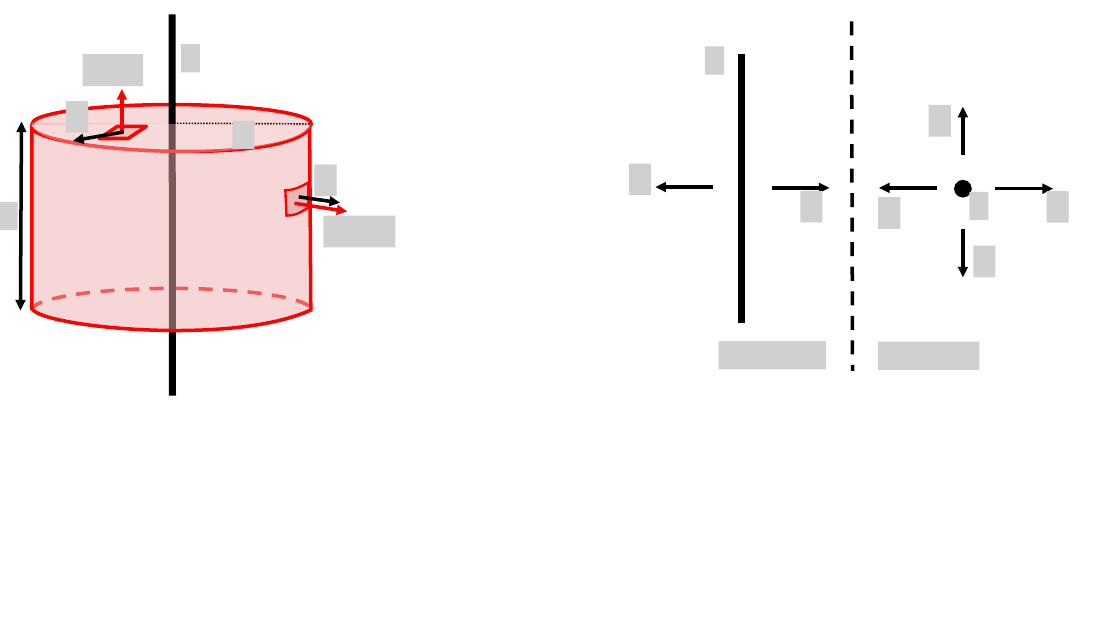
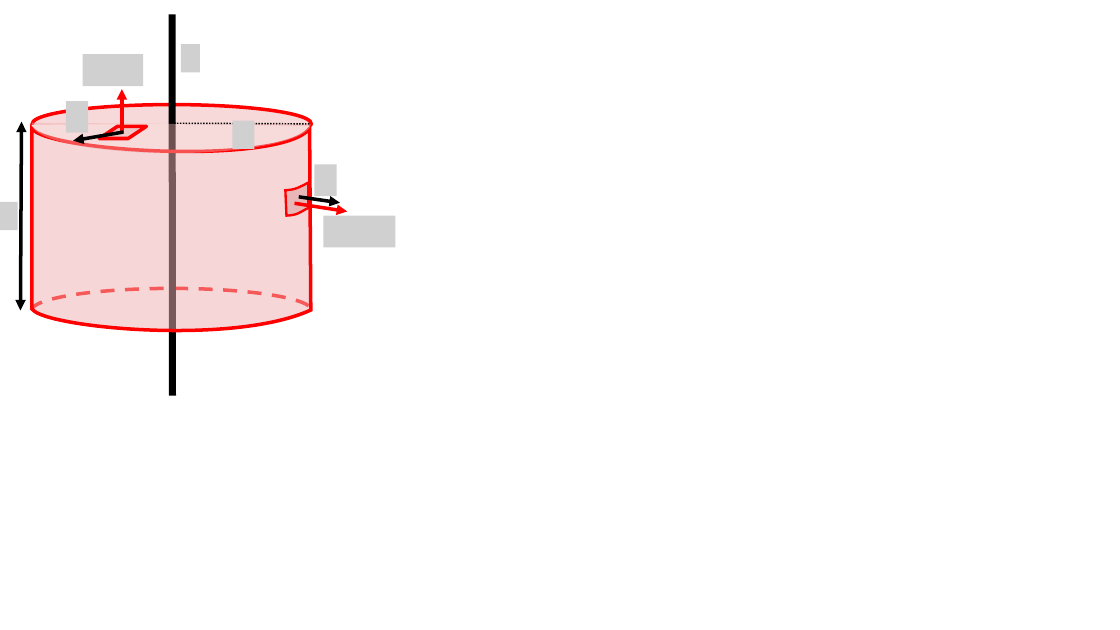
Before and after one commit to OSTP/PhysicsArtofModelling, a slide deck: slide 5 of tex/figures/Gauss/Figures.pptx. Drawn at 1120x630 pixels with LibreOffice and Linux fonts; fonts in the diff are those of the drawing; grey boxes stand for pictures. Boxes give left, top, right and bottom in pixels: in the first picture for what was removed or moved away, otherwise in the second. Text is boxed around its words. In the diff, an @@ line names an element or a change of style, - is before the commit and + after.

```diff
--- a/tex/figures/Gauss/Figures.pptx
+++ b/tex/figures/Gauss/Figures.pptx
@@ group removed at <box>629,21,1069,371</box>: 10 pictures, 6 arrows, 2 lines, 1 ellipse @@
```
Also in this commit, not shown: 2 other slides changed, 6 other files.
